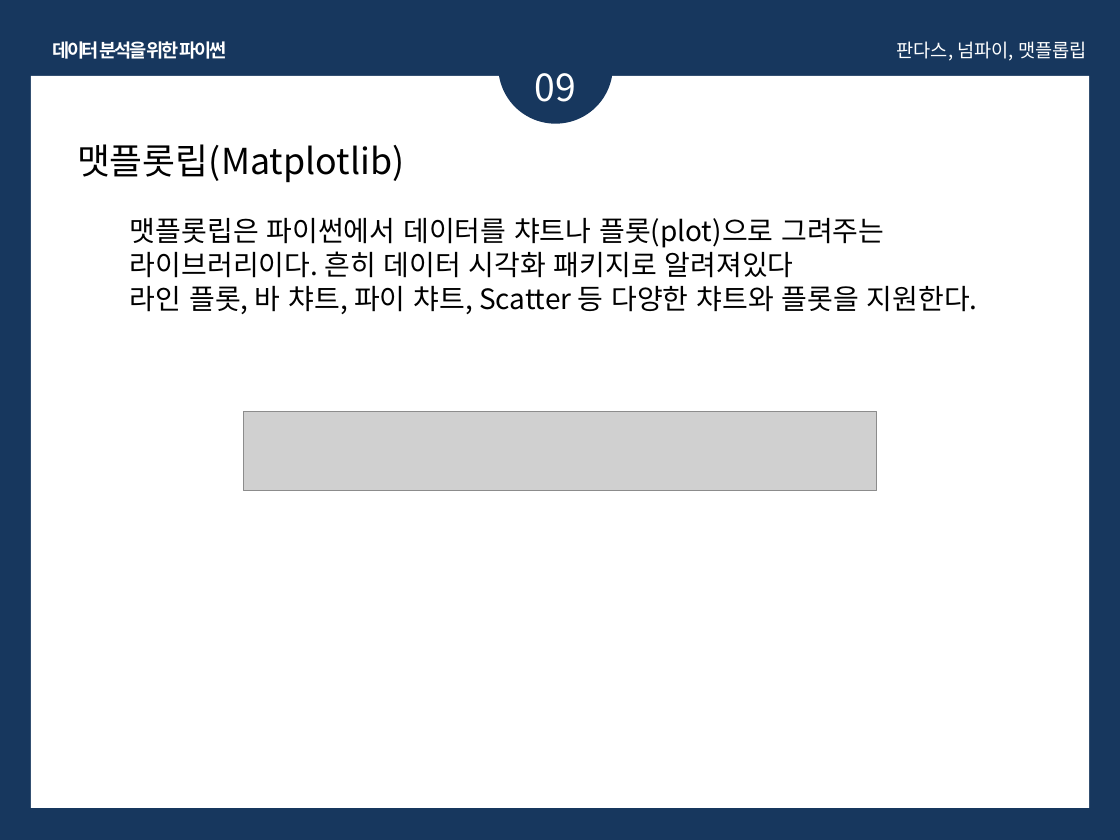
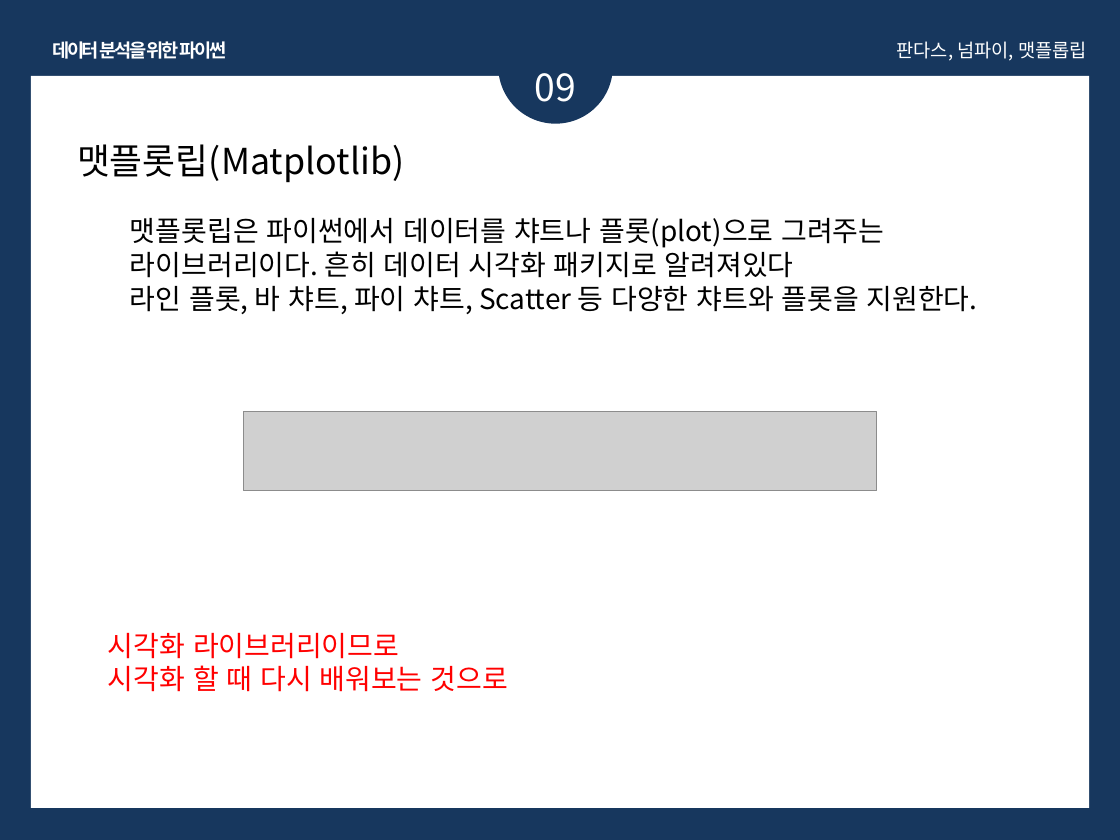
Before and after one commit to olA1ol/learning_data, a slide deck: slide 129 of 교안/python.pptx. Drawn at 1120x840 pixels with LibreOffice and Linux fonts; fonts in the diff are those of the drawing; grey boxes stand for pictures. Boxes give left, top, right and bottom in pixels: in the first picture for what was removed or moved away, otherwise in the second. Text is boxed around its words. In the diff, an @@ line names an element or a change of style, - is before the commit and + after.

```diff
--- a/교안/python.pptx
+++ b/교안/python.pptx
@@ text added at <box>108,633,508,692</box>, 18 pt, text #FF0000 @@
+시각화 라이브러리이므로
+시각화 할 때 다시 배워보는 것으로
```
Also in this commit, not shown: 11 other slides changed, 4 other files.
